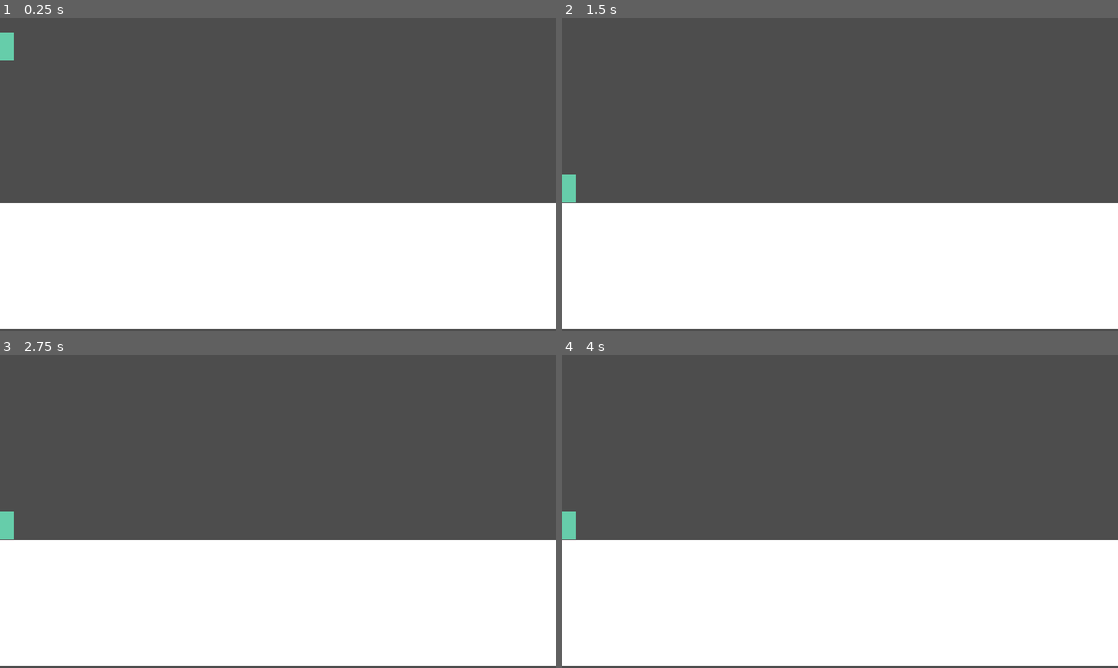
Above: before the commit, frames 1-4 (two rows, left to right).
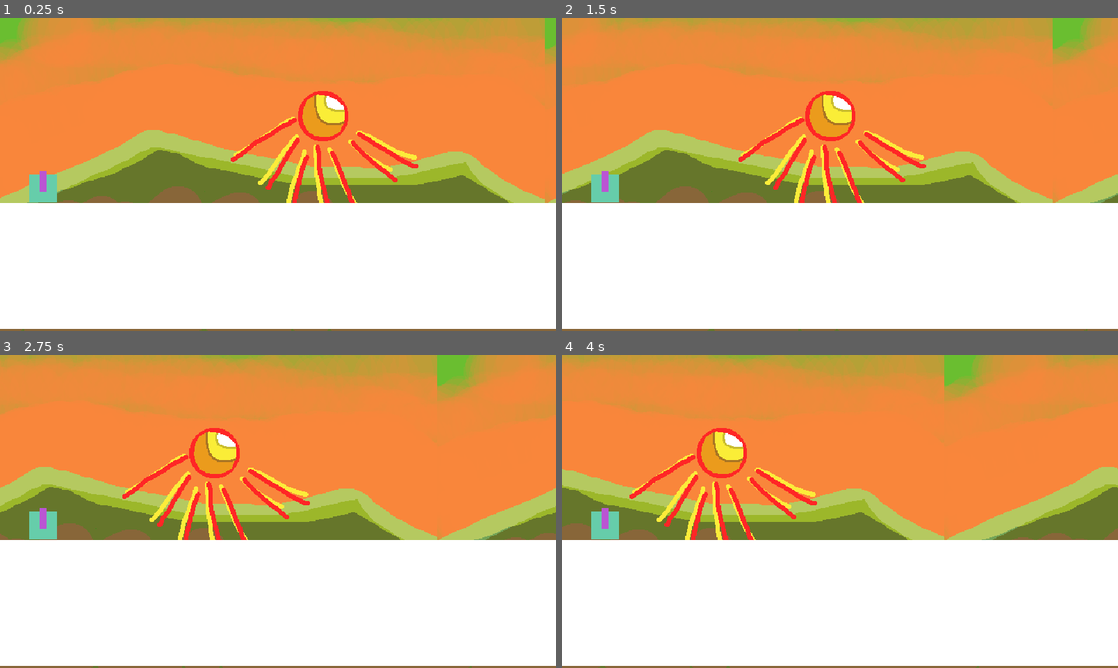
Above: after the commit, the same moments.

Repository: jonjud/layers-of-crystal
Game: Godot game, scene res://scenes/main.tscn
Two runs of this game, one before a commit and one after it. Both use one fixed random seed, a clock stepped at 60 frames per second and the inputs below. Before the commit the project has no main scene; this scene is started directly in both runs.
Inputs (mouse positions are in pixels of both pictures, inside the frame that each line leads up to):
- Up to frame 1 (0.25 s): no input
- Up to frame 2 (1.5 s): move the mouse to (962, 158) at 0.52 s; click (962, 158) at 0.67 s; move the mouse to (728, 190) at 1.27 s; click (728, 190) at 1.42 s
- Up to frame 3 (2.75 s): move the mouse to (333, 442) at 2.02 s; click (333, 442) at 2.17 s
- Up to frame 4 (4 s): move the mouse to (812, 574) at 2.77 s; click (812, 574) at 2.92 s; move the mouse to (1006, 558) at 3.52 s; click (1006, 558) at 3.67 s

The runs differ from the first frame. In frame 1, 60% of the frame differs, in the area x 0-100%, y 0-100%; in frame 2, 60%; in frame 3, 60%; in frame 4, 60%.

Commit message:
finish stats and connect mouse pressed to wand

Diff:
--- a/project.godot
+++ b/project.godot
@@ -11,8 +11,13 @@
 [application]
 
 config/name="Layers of Crystals"
+run/main_scene="uid://dy4fatj4ik4h7"
 config/features=PackedStringArray("4.7", "GL Compatibility")
 config/icon="res://icon.svg"
+
+[autoload]
+
+SignalBus="*uid://r0xkggl3xup8"
 
 [display]
 
--- a/scenes/main.tscn
+++ b/scenes/main.tscn
@@ -1,11 +1,22 @@
 [gd_scene format=3 uid="uid://dy4fatj4ik4h7"]
 
+[ext_resource type="Script" uid="uid://cywslhkm0wuak" path="res://scripts/main.gd" id="1_0wfyh"]
 [ext_resource type="PackedScene" uid="uid://8flnt04lmmlf" path="res://scenes/player.tscn" id="1_o5qli"]
+[ext_resource type="Texture2D" uid="uid://bs6ff2wf7tgg4" path="res://assets/tiles/bg.png" id="2_sugp2"]
 
 [sub_resource type="RectangleShape2D" id="RectangleShape2D_htemk"]
 size = Vector2(640, 145)
 
 [node name="main" type="Node2D" unique_id=1770916672]
+script = ExtResource("1_0wfyh")
+
+[node name="Parallax2D" type="Parallax2D" parent="." unique_id=1345326242]
+repeat_size = Vector2(640, 0)
+autoscroll = Vector2(-50, 0)
+
+[node name="Sprite2D" type="Sprite2D" parent="Parallax2D" unique_id=1183066590]
+position = Vector2(320, 180)
+texture = ExtResource("2_sugp2")
 
 [node name="StaticBody2D" type="StaticBody2D" parent="." unique_id=694622041]
 position = Vector2(320, 285)
@@ -29,3 +40,4 @@
 shape = SubResource("RectangleShape2D_htemk")
 
 [node name="player" parent="." unique_id=1168915799 instance=ExtResource("1_o5qli")]
+position = Vector2(50, 170)
--- a/scenes/player.tscn
+++ b/scenes/player.tscn
@@ -1,6 +1,7 @@
 [gd_scene format=3 uid="uid://8flnt04lmmlf"]
 
 [ext_resource type="Script" uid="uid://cl8xqd2vavkdc" path="res://scripts/player.gd" id="1_3vyb7"]
+[ext_resource type="PackedScene" uid="uid://dglvk3um1hpvy" path="res://scenes/wand.tscn" id="2_g2els"]
 
 [sub_resource type="RectangleShape2D" id="RectangleShape2D_htemk"]
 size = Vector2(32, 32)
@@ -25,3 +26,6 @@
 
 [node name="CollisionShape2D" type="CollisionShape2D" parent="." unique_id=1794664598]
 shape = SubResource("RectangleShape2D_htemk")
+
+[node name="Wand" parent="." unique_id=1789655916 instance=ExtResource("2_g2els")]
+position = Vector2(0, -12)
--- /dev/null
+++ b/scenes/wand.tscn
@@ -0,0 +1,20 @@
+[gd_scene format=3 uid="uid://dglvk3um1hpvy"]
+
+[ext_resource type="Script" uid="uid://bx3twte251mc8" path="res://scripts/wand.gd" id="1_nrc3s"]
+
+[node name="Wand" type="Node2D" unique_id=1789655916]
+script = ExtResource("1_nrc3s")
+
+[node name="ColorRect" type="ColorRect" parent="." unique_id=1730544139]
+anchors_preset = 8
+anchor_left = 0.5
+anchor_top = 0.5
+anchor_right = 0.5
+anchor_bottom = 0.5
+offset_left = -4.0
+offset_top = -8.0
+offset_right = 4.0
+offset_bottom = 16.0
+grow_horizontal = 2
+grow_vertical = 2
+color = Color(0.7294118, 0.33333334, 0.827451, 1)
--- /dev/null
+++ b/scripts/main.gd
@@ -0,0 +1 @@
+extends Node2D
--- a/scripts/player.gd
+++ b/scripts/player.gd
@@ -1,4 +1,26 @@
 extends CharacterBody2D
+
+var stats : Dictionary = {
+	"hp" : 10,
+	"mana" : 50,
+	"physical damage" : 10,
+	"fire damage" : 5,
+	"wind damage" : 5,
+	"water damage" : 5,
+	"earth damage" : 5,
+	"light damage" : 5,
+	"darkness damage" : 5,
+}
+
+func _ready() -> void:
+	for i in stats:
+		print(i ,stats[i])
+
+func _unhandled_input(event: InputEvent) -> void:
+	if event is InputEventMouseButton:
+		if event.pressed and event.button_index == MouseButton.MOUSE_BUTTON_LEFT:
+			SignalBus.fire_pressed.emit()
+
 
 func _physics_process(delta: float) -> void:
 	velocity.y += ProjectSettings.get_setting("physics/2d/default_gravity") * delta
--- /dev/null
+++ b/scripts/wand.gd
@@ -0,0 +1,8 @@
+extends Node2D
+
+
+func _ready() -> void:
+	SignalBus.fire_pressed.connect(_on_fire_pressed)
+
+func _on_fire_pressed() -> void:
+	print("fire pressed")
--- /dev/null
+++ b/systems/signal_bus.gd
@@ -0,0 +1,3 @@
+extends Node
+
+signal fire_pressed
Binary file added: assets/tiles/bg.png
Not shown, added: assets/tiles/bg.png.import
Not shown, added: scripts/main.gd.uid
Not shown, added: scripts/wand.gd.uid
Not shown, added: systems/signal_bus.gd.uid
